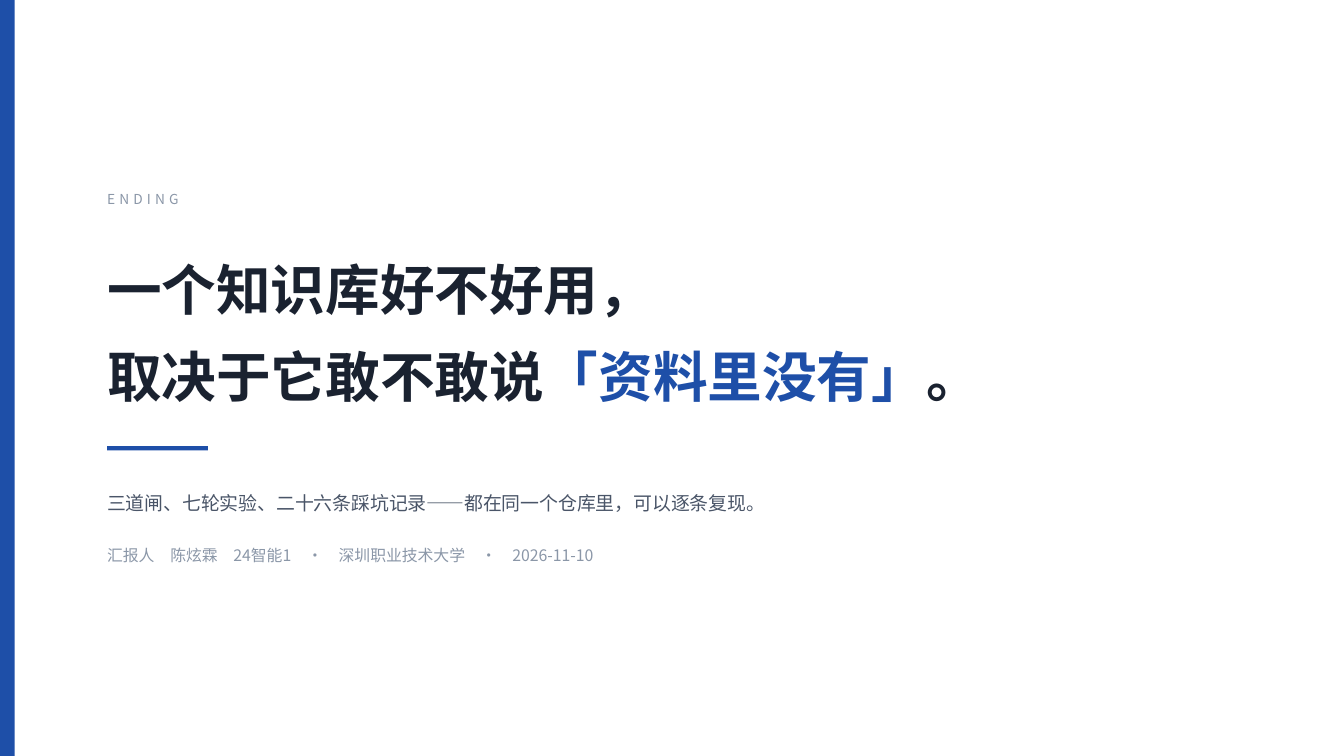
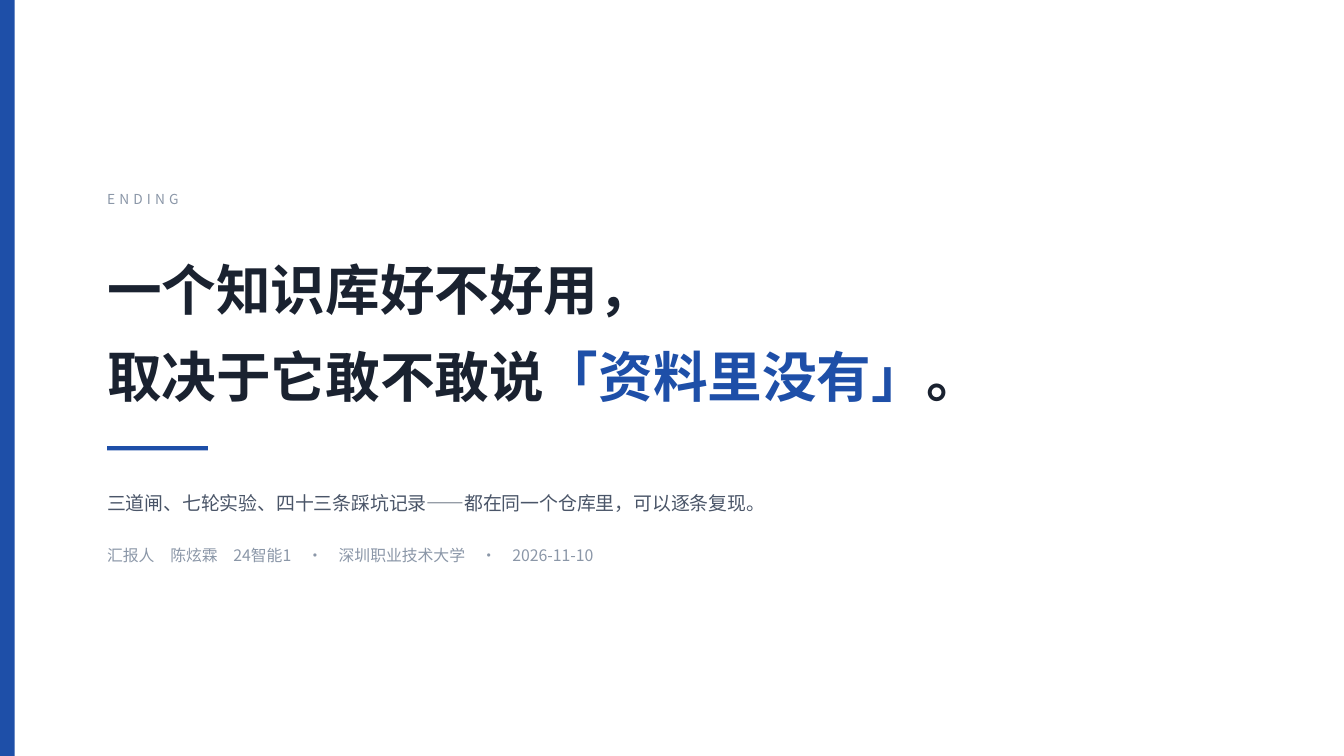
Before and after one commit to NanMuXPY/chenxuanlin-rag-kb, a slide deck: slide 20 of docs/汇报PPT/汇报PPT.pptx. Drawn at 1344x756 pixels with LibreOffice and Linux fonts; fonts in the diff are those of the drawing. Boxes give left, top, right and bottom in pixels: in the first picture for what was removed or moved away, otherwise in the second. Text is boxed around its words. In the diff, an @@ line names an element or a change of style, - is before the commit and + after.

Commit message:
docs: 封底踩坑记录条数与仓库对齐（26 -> 43 条）

```diff
--- a/docs/汇报PPT/汇报PPT.pptx
+++ b/docs/汇报PPT/汇报PPT.pptx
@@ text at [107, 494, 765, 512]: text changed @@
-三道闸、七轮实验、二十六条踩坑记录——都在同一个仓库里，可以逐条复现。
+三道闸、七轮实验、四十三条踩坑记录——都在同一个仓库里，可以逐条复现。
```
Also in this commit, not shown: 1 other file.
